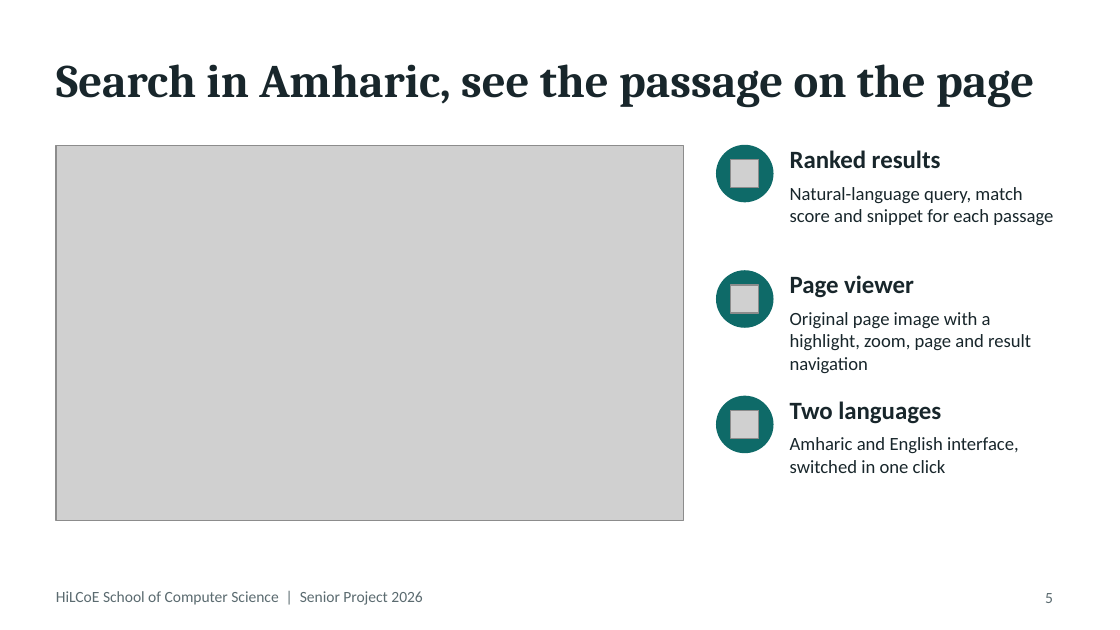
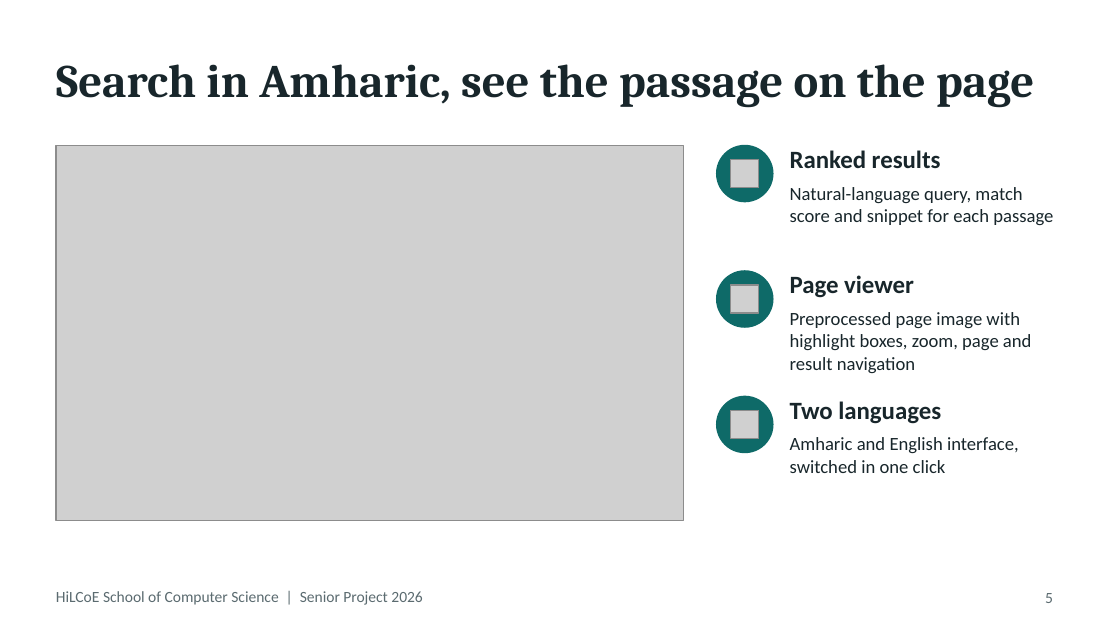
Before and after one commit to Sem512/Amh_Retriever, a slide deck: slide 5 of frontend/docs/Final_Defense_Deck.pptx. Drawn at 1120x630 pixels with LibreOffice and Linux fonts; fonts in the diff are those of the drawing; grey boxes stand for pictures. Boxes give left, top, right and bottom in pixels: in the first picture for what was removed or moved away, otherwise in the second. Text is boxed around its words. In the diff, an @@ line names an element or a change of style, - is before the commit and + after.

Commit message:
Update frontend: multi-box highlights, session expiry, error handling
Yassin's revision, addressing the review of the first version:
- viewer draws every box in a result's bboxes array, falling back to a
  single bbox
- 401/403 on an authenticated call clears the session and redirects to
  login with a notice; a wrong password on login is excluded
- delete and document-list failures show the backend's reason, and a
  failed list load is no longer shown as an empty archive
- upload errors show the backend's detail text; upload rows are keyed by
  unique id so same-named files do not collide
- wording now says the viewer shows the preprocessed page image
- tests: 18 unit (reproduced locally) and 31 e2e scenarios (reported by
  the author, run against the mock backend only)

Docs updated to match, plus 11 new UI screenshots. Annex B's data
dictionary now has raw_text, norm_text and normalizer_version; its ER
diagram is deliberately not yet redrawn pending the final schema.

```diff
--- a/frontend/docs/Final_Defense_Deck.pptx
+++ b/frontend/docs/Final_Defense_Deck.pptx
@@ text at (x1=790, y1=312, x2=1032, y2=373): text changed @@
-Original page image with a highlight, zoom, page and result navigation
+Preprocessed page image with highlight boxes, zoom, page and result navigation
```
Also in this commit, not shown: 6 other slides changed, 30 other files.
